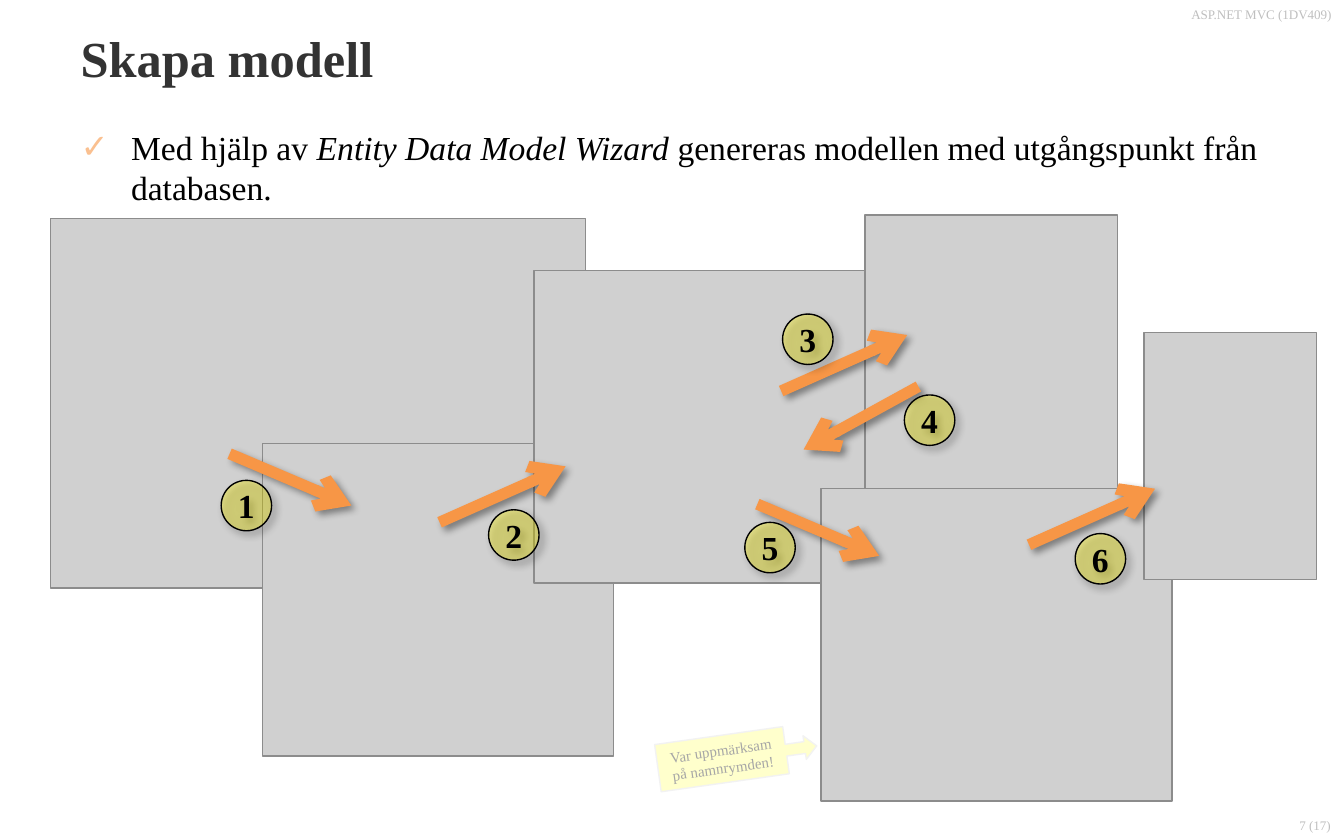
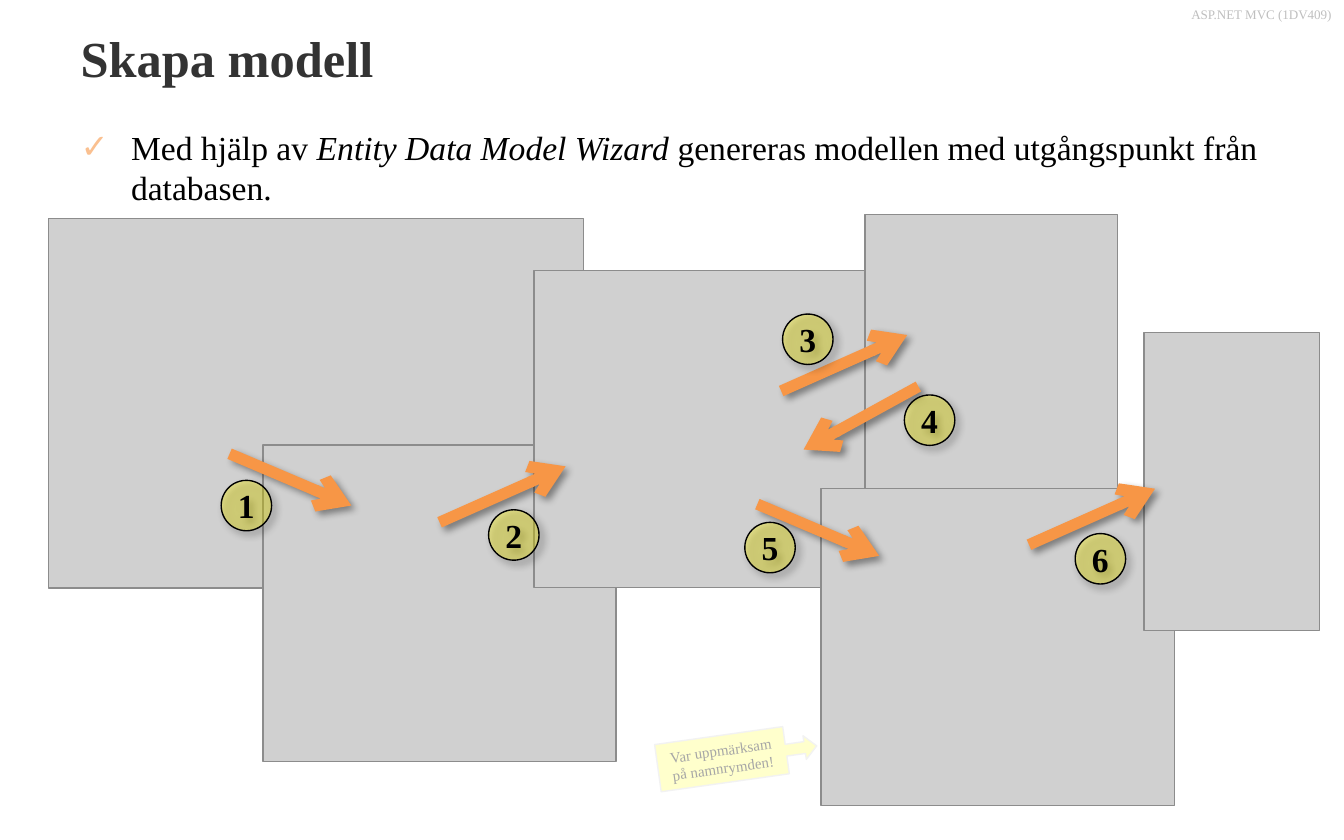
Before and after one commit to 1dv409/kursmaterial, a slide deck: slide 7 of Presentationsmaterial/Dokument/1.2 Enkel gästbok 1.0.pptx. Drawn at 1344x840 pixels with LibreOffice and Linux fonts; fonts in the diff are those of the drawing; grey boxes stand for pictures; background and template pictures are left out. Boxes give left, top, right and bottom in pixels: in the first picture for what was removed or moved away, otherwise in the second. Text is boxed around its words. In the diff, an @@ line names an element or a change of style, - is before the commit and + after.

```diff
--- a/Presentationsmaterial/Dokument/1.2 Enkel gästbok 1.0.pptx
+++ b/Presentationsmaterial/Dokument/1.2 Enkel gästbok 1.0.pptx
@@ picture: place and size @@
-picture at box(534, 270, 884, 582)
+picture at box(534, 270, 887, 587)
@@ picture: place and size @@
-picture at box(1144, 332, 1316, 579)
+picture at box(1144, 332, 1318, 630)
@@ picture: place and size @@
-picture at box(262, 444, 613, 755)
+picture at box(263, 445, 617, 762)
@@ picture: place and size @@
-picture at box(821, 489, 1172, 801)
+picture at box(821, 489, 1175, 806)
@@ page number removed at box(1299, 822, 1331, 832) @@
-7 (17)
```
Also in this commit, not shown: 15 other slides changed, 1 other file.
